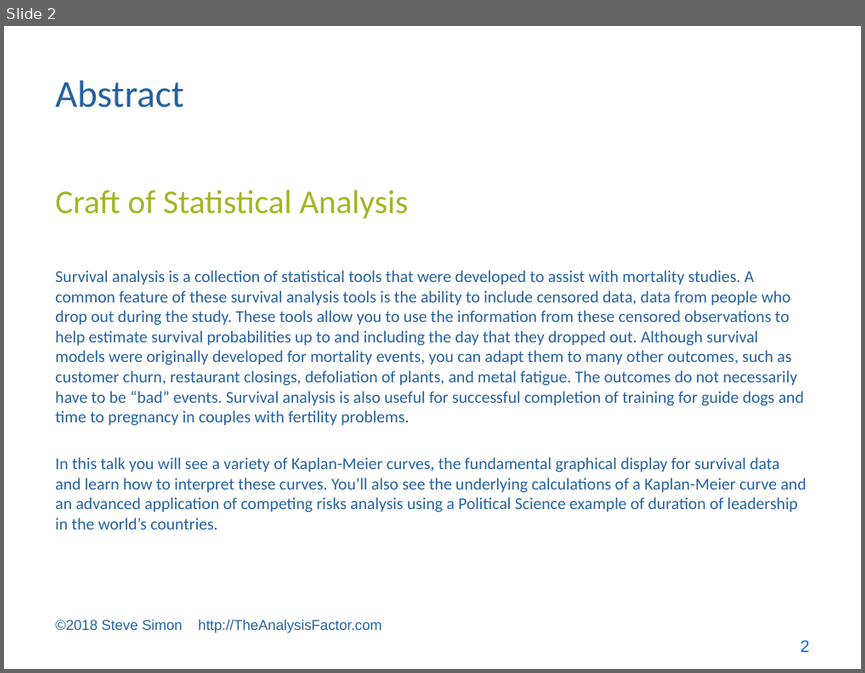
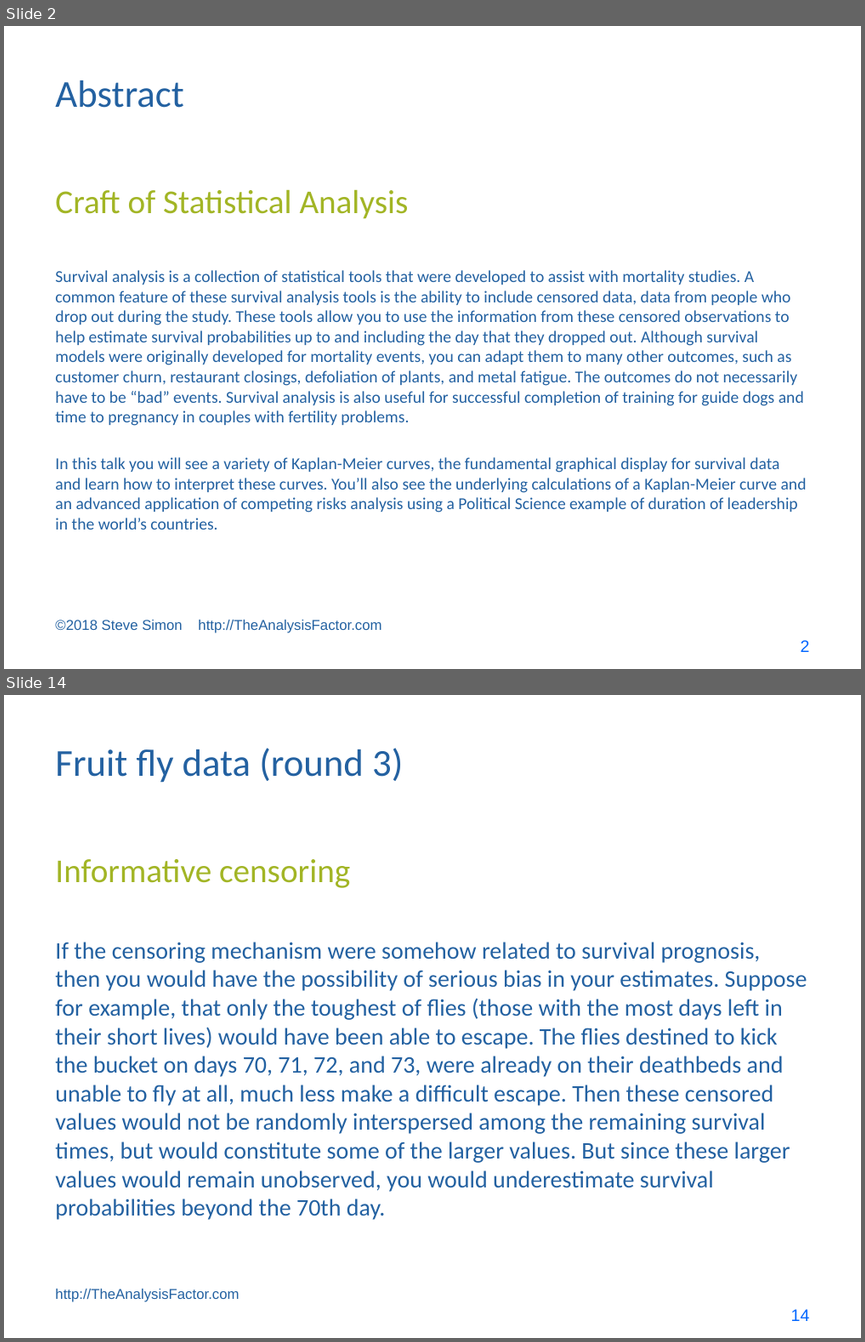
Before and after one commit to pmean/survival-models, a slide deck: bin/cosa lecture.pptx. Shown one above the other, each under a label of ours: slide 2 before the commit, slides 2 and 14 after it; the slides between them are not shown. The pictures are 865x673 and 865x1342 pixels, drawn with LibreOffice and Linux fonts; fonts in the diff are those of the drawing. Boxes give left, top, right and bottom in pixels: in the first picture for what was removed or moved away, otherwise in the second. Text is boxed around its words. In the diff, an @@ line names an element or a change of style, - is before the commit and + after.

```diff
--- a/bin/cosa lecture.pptx
+++ b/bin/cosa lecture.pptx
@@ slide 14 added at [4,695,861,1338], background #FFFFFF @@
@@ title added at [55,748,403,783], 32 pt, text #2361A1 @@
+Fruit fly data (round 3)
@@ text added at [55,859,350,888], 28 pt, text #A2B525 @@
+Informative censoring
@@ text added at [55,941,807,1219], 20 pt, text #2361A1 @@
+If the censoring mechanism were somehow related to survival prognosis, then you would have the possibility of serious bias in your estimates. Suppose for example, that only the toughest of flies (those with the most days left in their short lives) would have been able to escape. The flies destined to kick the bucket on days 70, 71, 72, and 73, were already on their deathbeds and unable to fly at all, much less make a difficult escape. Then these censored values would not be randomly interspersed among the remaining survival times, but would constitute some of the larger values. But since these larger values would remain unobserved, you would underestimate survival probabilities beyond the 70th day.
@@ text added at [55,1288,239,1302], 12 pt, text #2361A1 @@
+http://TheAnalysisFactor.com
@@ page number added at [791,1309,810,1321], 14 pt, text #0066FF @@
+14
```
Also in this commit, not shown: 19 other slides added, 9 other files.
